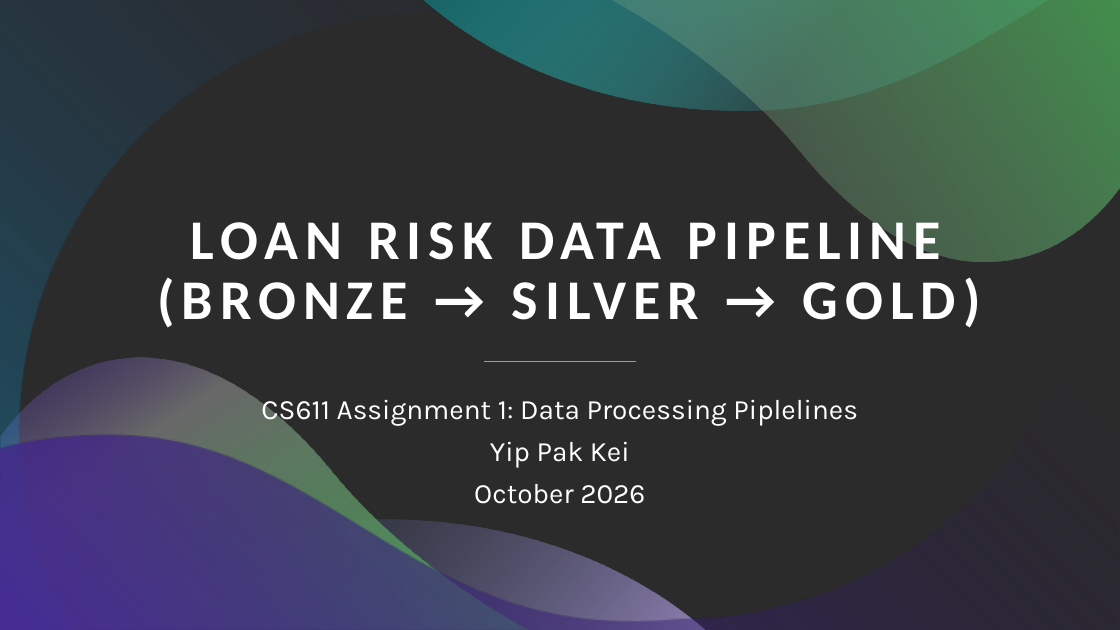
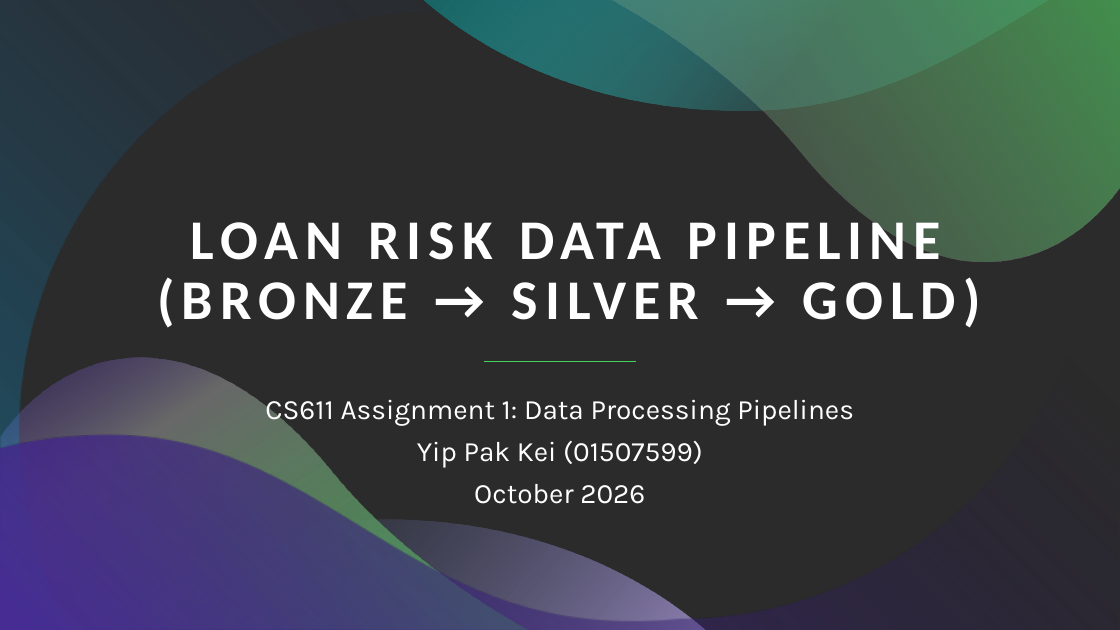
Before and after one commit to pakkei1212/MLE, a slide deck: slide 1 of a1/Slideument_FInal.pptx. Drawn at 1120x630 pixels with LibreOffice and Linux fonts; fonts in the diff are those of the drawing; background and template pictures are left out; a plain dark background stands for a picture behind light text. Boxes give left, top, right and bottom in pixels: in the first picture for what was removed or moved away, otherwise in the second. Text is boxed around its words. In the diff, an @@ line names an element or a change of style, - is before the commit and + after.

```diff
--- a/a1/Slideument_FInal.pptx
+++ b/a1/Slideument_FInal.pptx
@@ subtitle at (x1=265, y1=399, x2=854, y2=468): text changed @@
-CS611 Assignment 1: Data Processing Piplelines
-Yip Pak Kei
+CS611 Assignment 1: Data Processing Pipelines
+Yip Pak Kei (01507599)
```
Also in this commit, not shown: 9 other slides changed, 1 slide added, 6 other files.
